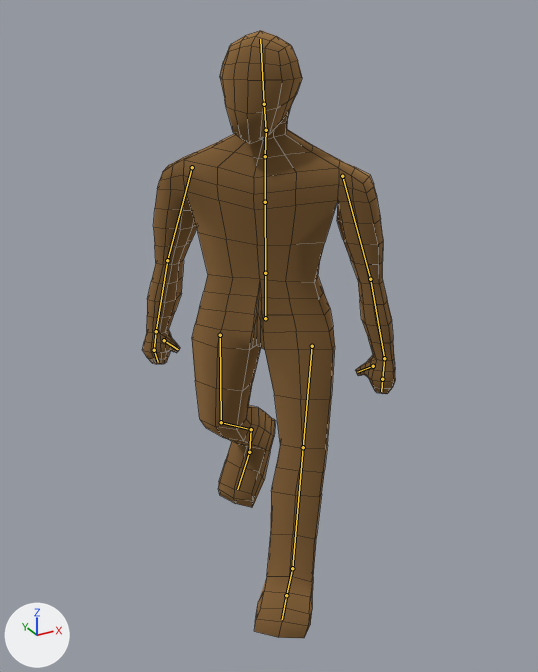
Renders of the Blender file 3D models/main.blend from each side of a commit.
Rendered twice from a 50 mm camera at (-1.006, -1.874, 1.76) aimed at (0.012, -0.024, 0.835). Arrows for +X, +Y and +Z are at lower left; the lights stay in place. Both versions are drawn at frame 88 of the action 'ArmatureAction'; the numbers are the values there. The bones that bend it are drawn over the model as lines. Mesh edges are drawn as thin lines.

Names of what the first picture shows: 'Human'.
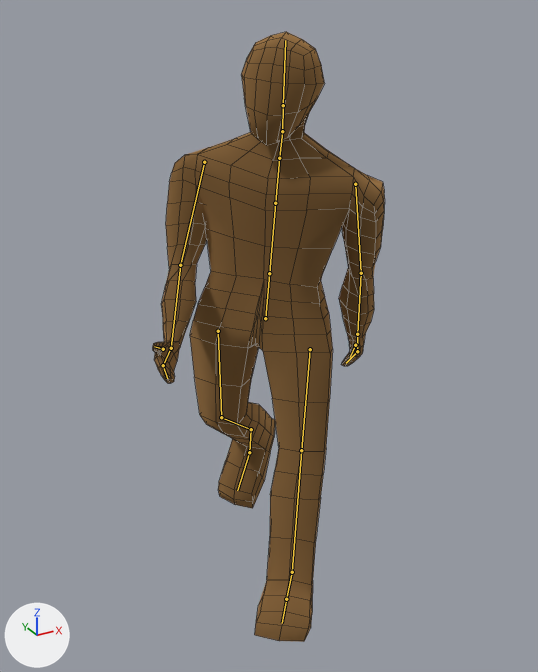
What the commit changed:
Bone 'Hips' (bone_hips) turns from (0, 0, 0) to (0, 0, -5) degrees about its own x, y and z.
Bone 'UpperArm_L' (bone_upperarm_l) turns from (0, 0, 0) to (-19, 3, -12) degrees about its own x, y and z.
Bone 'LowerArm_L.001' (bone_lowerarm_l_001) turns from (0, 0, 0) to (0, -45, 0) degrees about its own x, y and z.
Bone 'Palm_L' (bone_palm_l) turns from (0, 0, 0) to (0, -45, 0) degrees about its own x, y and z.
Bone 'UpperArm_R' (bone_upperarm_r) turns from (0, 0, 0) to (17, 4, 14) degrees about its own x, y and z.
Bone 'LowerArm_R' (bone_lowerarm_r) turns from (0, 0, 0) to (30, 48, 33) degrees about its own x, y and z.
Bone 'Palm_R' (bone_palm_r) turns from (0, 0, 0) to (0, 45, 0) degrees about its own x, y and z.

Pixel boxes [x1, y1, x2, y2] of what changed, in the pictures (538 x 672 px):
'Human', posed (8% narrower)
    before: [143, 30, 395, 638]
    after: [153, 32, 385, 642]
bone 'Hips', root to tip
    before: (265, 318) to (265, 273)
    after: (265, 318) to (269, 273)
bone 'UpperArm_L', root to tip
    before: (342, 176) to (370, 279)
    after: (355, 184) to (361, 273)
bone 'LowerArm_L.001', root to tip
    before: (370, 279) to (384, 358)
    after: (361, 273) to (357, 334)
bone 'Palm_L', root to tip
    before: (384, 358) to (382, 379)
    after: (357, 334) to (357, 351)
bone 'UpperArm_R', root to tip
    before: (192, 167) to (167, 260)
    after: (204, 162) to (180, 265)
bone 'LowerArm_R', root to tip
    before: (167, 260) to (156, 331)
    after: (180, 265) to (171, 348)
bone 'Palm_R', root to tip
    before: (156, 331) to (154, 350)
    after: (171, 348) to (163, 365)
